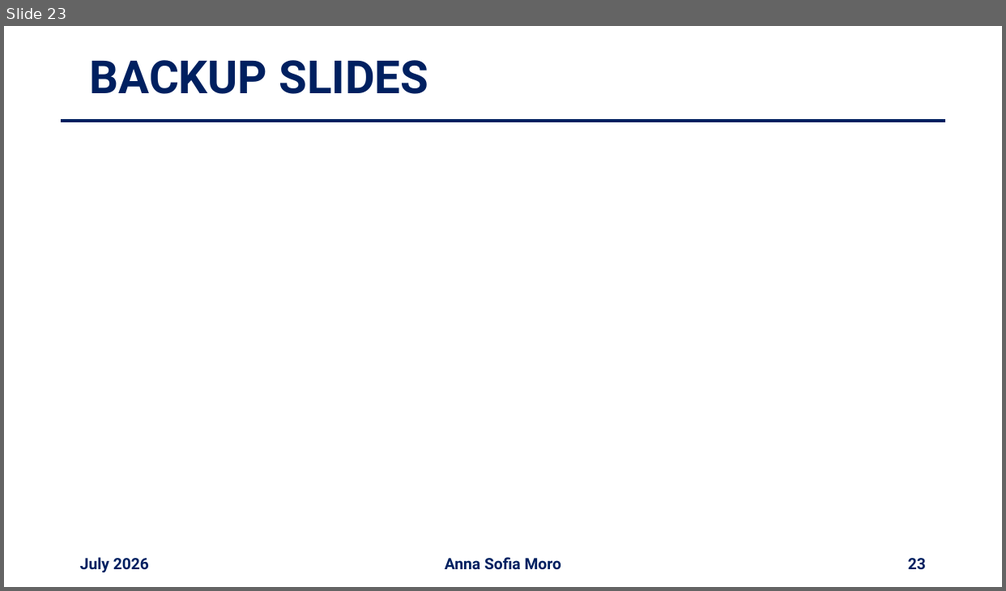
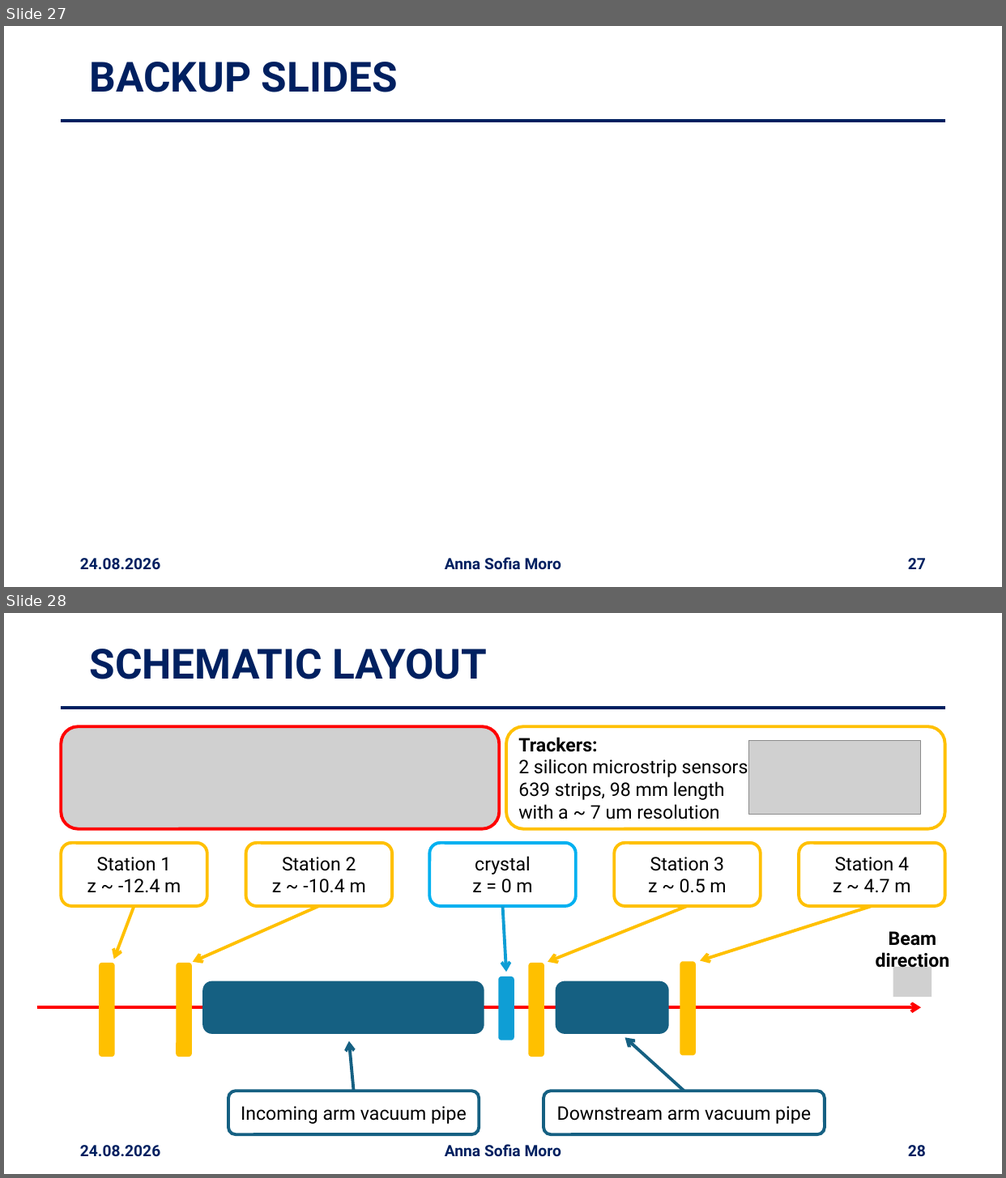
Before and after one commit to annaasofia/tesi, a slide deck: slides/presentazione2408.pptx. Shown one above the other, each under a label of ours: slide 23 before the commit, slides 27 and 28 after it. The pictures are 1006x591 and 1006x1178 pixels, drawn with LibreOffice and Linux fonts; fonts in the diff are those of the drawing; grey boxes stand for pictures. Boxes give left, top, right and bottom in pixels: in the first picture for what was removed or moved away, otherwise in the second. Text is boxed around its words. In the diff, an @@ line names an element or a change of style, - is before the commit and + after.

```diff
--- a/slides/presentazione2408.pptx
+++ b/slides/presentazione2408.pptx
@@ slide 28 added at (x1=4, y1=613, x2=1002, y2=1174), background #FFFFFF @@
@@ title added at (x1=89, y1=649, x2=488, y2=679), 40 pt, text #002060, bold @@
+SCHEMATIC LAYOUT
@@ line added from (61, 707) to (945, 707), #002060 3 pt @@
@@ picture added at (x1=61, y1=726, x2=499, y2=829) @@
@@ rounded rectangle added at (x1=506, y1=726, x2=945, y2=829), outline #FFC000 3 pt, 18 pt, text #000000 @@
+Trackers:
+2 silicon microstrip sensors
+639 strips, 98 mm length
+with a ~ 7 um resolution
@@ picture added at (x1=749, y1=741, x2=921, y2=815) @@
@@ rounded rectangle added at (x1=61, y1=843, x2=206, y2=906), outline #FFC000 3 pt, 18 pt, text #000000 @@
+Station 1
+z ~ -12.4 m
@@ rounded rectangle added at (x1=246, y1=843, x2=392, y2=906), outline #FFC000 3 pt, 18 pt, text #000000 @@
+Station 2
+z ~ -10.4 m
@@ rounded rectangle added at (x1=430, y1=843, x2=576, y2=906), outline #00B0F0 3 pt, 18 pt, text #000000 @@
+crystal
+z = 0 m
@@ rounded rectangle added at (x1=614, y1=843, x2=760, y2=906), outline #FFC000 3 pt, 18 pt, text #000000 @@
+Station 3
+z ~ 0.5 m
@@ rounded rectangle added at (x1=799, y1=843, x2=945, y2=906), outline #FFC000 3 pt, 18 pt, text #000000 @@
+Station 4
+z ~ 4.7 m
@@ arrow added from (134, 906) to (114, 960), #FFC000 3 pt @@
@@ arrow added from (319, 906) to (193, 962), #FFC000 3 pt @@
@@ arrow added from (503, 906) to (506, 973), #0F9ED5 3 pt @@
@@ arrow added from (688, 906) to (548, 962), #FFC000 3 pt @@
@@ arrow added from (872, 906) to (701, 961), #FFC000 3 pt @@
@@ group added at (x1=37, y1=931, x2=950, y2=1056): 7 rounded rectangles, 1 arrow, 1 picture, 1 text @@
+Beam
+direction
@@ arrow added from (354, 1092) to (349, 1041), #156082 3 pt @@
@@ arrow added from (684, 1092) to (625, 1038), #156082 3 pt @@
@@ rounded rectangle added at (x1=228, y1=1092, x2=479, y2=1135), outline #156082 3 pt, 18 pt, text #000000 @@
+Incoming arm vacuum pipe
@@ rounded rectangle added at (x1=543, y1=1092, x2=825, y2=1135), outline #156082 3 pt, 18 pt, text #000000 @@
+Downstream arm vacuum pipe
@@ text added at (x1=80, y1=1145, x2=160, y2=1157), 15 pt, text #002060, bold @@
+24.08.2026
@@ text added at (x1=445, y1=1144, x2=561, y2=1157), 15 pt, text #002060, bold @@
+Anna Sofia Moro
@@ page number added at (x1=908, y1=1145, x2=926, y2=1157), 15 pt, text #002060, bold @@
+28
@@ what was slide 23 is now slide 27 @@
@@ slide 27 changed as well @@
@@ title "BACKUP SLIDES" at (x1=89, y1=62, x2=398, y2=92): size 44 to 40 pt @@
@@ text at (x1=80, y1=558, x2=160, y2=570): text changed @@
-July 2026
+24.08.2026
@@ page number at (x1=908, y1=558, x2=926, y2=570): text changed @@
-23
+27
```
Also in this commit, not shown: 24 other slides changed, 8 other slides added, 4 slides removed, 3 other files.
